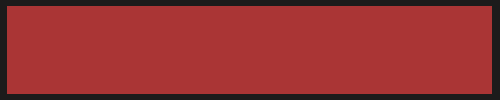
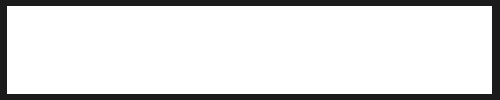
Layered file, before and after one edit (w=500, h=100). Changes by layer:
painted on "Taso 3" over [7, 6, 492, 94]
